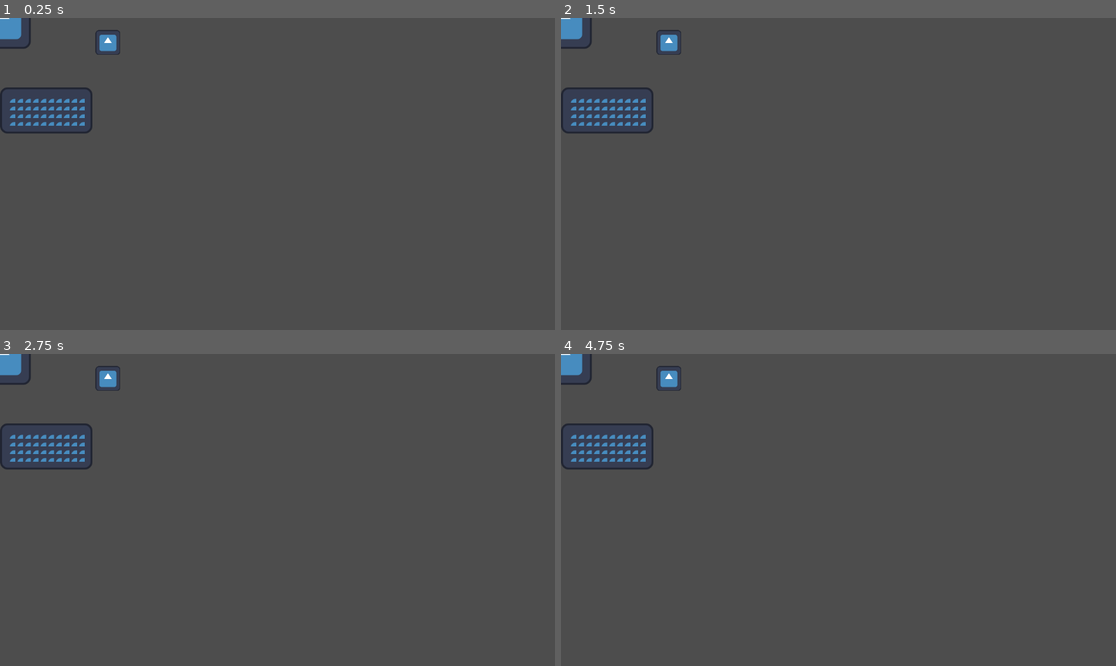
Above: before the commit, frames 1-4 (two rows, left to right).
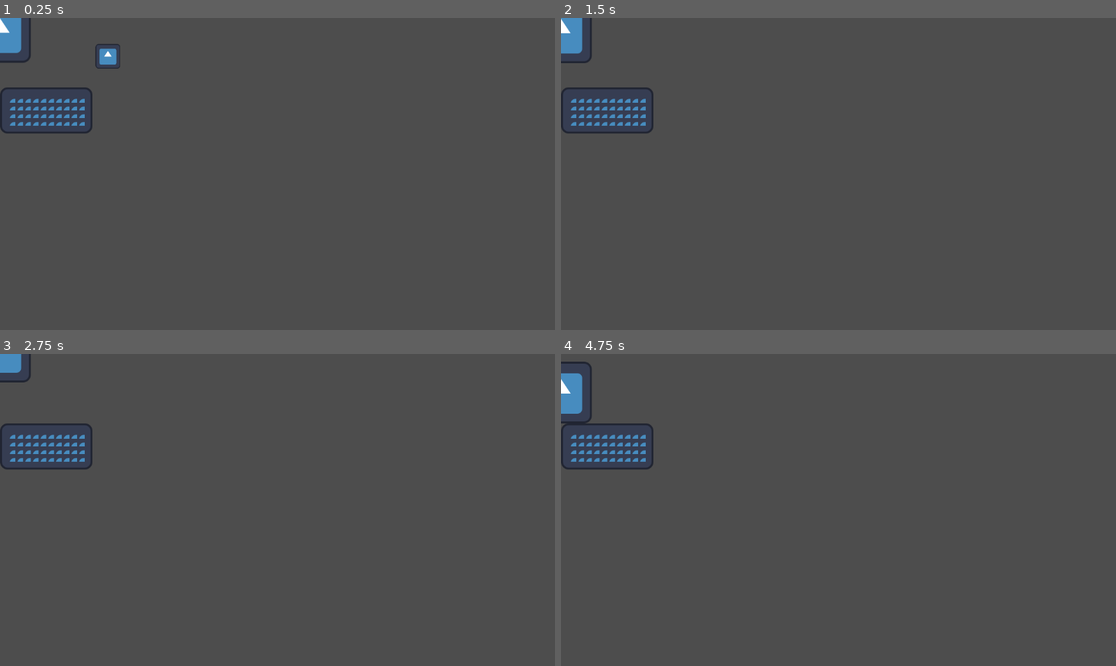
Above: after the commit, the same moments.

Repository: penguinissus/slappy
Game: Godot game, scene res://main.tscn
The game is run twice, just before and just after one commit, with the same random seed, the same clock (stepped at 60 frames per second) and the same inputs. The project has no main scene, so this scene is started directly. The engine's default icon, where the game draws it, is replaced by a stand-in: a white triangle on a blue panel in a dark square.
Inputs:
- Up to frame 1 (0.25 s): no input
- Up to frame 2 (1.5 s): tap Enter at 0.5 s; hold Right (fetus_right, bound only after the commit) from 0.53 s (still down); tap Up (fetus_jump, bound only after the commit) at 0.6, 0.77, 1.07 s; tap W (grandma_jump, bound only after the commit) at 0.8, 1.35 s
- Up to frame 3 (2.75 s): tap Up (fetus_jump, bound only after the commit) at 1.52, 1.55, 1.82 s; tap Space at 2 s; release Right (fetus_right, bound only after the commit) at 2.03 s; hold Left (fetus_left, bound only after the commit) from 2.03 s (still down); tap Alt at 2.1 s; tap W (grandma_jump, bound only after the commit) at 2.3 s
- Up to frame 4 (4.75 s): release Left (fetus_left, bound only after the commit) at 2.78 s; hold Right (fetus_right, bound only after the commit) 2.78-4.28 s; tap Shift at 2.85 s; tap Up (fetus_jump, bound only after the commit) at 3.02, 3.05, 3.32, 3.6, 3.77, 4.07, 4.52, 4.55 s; tap Enter at 3.5 s; tap W (grandma_jump, bound only after the commit) at 3.8, 4.35 s; hold Left (fetus_left, bound only after the commit) from 4.28 s (still down)

The runs differ from the first frame. In frame 1, 0.7% of the frame differs, in the area x 0-22%, y 0-17%; in frame 2, 0.5%; in frame 3, 0.3%; in frame 4, 1.1%, in the area x 0-22%, y 0-23%.

Commit message:
initial script

Diff:
--- a/main.tscn
+++ b/main.tscn
@@ -1,6 +1,8 @@
-[gd_scene load_steps=6 format=4 uid="uid://dka1rgcna8rmw"]
+[gd_scene load_steps=8 format=4 uid="uid://dka1rgcna8rmw"]
 
+[ext_resource type="Script" uid="uid://4enxge038up8" path="res://scripts/grandma.gd" id="1_0xm2m"]
 [ext_resource type="Texture2D" uid="uid://clio0nlogt8q4" path="res://icon.svg" id="1_ig7tw"]
+[ext_resource type="Script" uid="uid://dtcdkwi1l2m3g" path="res://scripts/fetus.gd" id="3_h2yge"]
 
 [sub_resource type="RectangleShape2D" id="RectangleShape2D_0xm2m"]
 size = Vector2(128, 128)
@@ -144,6 +146,7 @@
 [node name="main" type="Node"]
 
 [node name="grandma" type="CharacterBody2D" parent="."]
+script = ExtResource("1_0xm2m")
 
 [node name="Sprite2D" type="Sprite2D" parent="grandma"]
 texture = ExtResource("1_ig7tw")
@@ -152,6 +155,7 @@
 shape = SubResource("RectangleShape2D_0xm2m")
 
 [node name="fetus" type="CharacterBody2D" parent="."]
+script = ExtResource("3_h2yge")
 
 [node name="Sprite2D" type="Sprite2D" parent="fetus"]
 position = Vector2(224, 51)
--- a/project.godot
+++ b/project.godot
@@ -17,3 +17,41 @@
 [editor_plugins]
 
 enabled=PackedStringArray("res://addons/godot_super-wakatime/plugin.cfg")
+
+[input]
+
+grandma_right={
+"deadzone": 0.2,
+"events": [Object(InputEventKey,"resource_local_to_scene":false,"resource_name":"","device":-1,"window_id":0,"alt_pressed":false,"shift_pressed":false,"ctrl_pressed":false,"meta_pressed":false,"pressed":false,"keycode":0,"physical_keycode":68,"key_label":0,"unicode":100,"location":0,"echo":false,"script":null)
+]
+}
+grandma_left={
+"deadzone": 0.2,
+"events": [Object(InputEventKey,"resource_local_to_scene":false,"resource_name":"","device":-1,"window_id":0,"alt_pressed":false,"shift_pressed":false,"ctrl_pressed":false,"meta_pressed":false,"pressed":false,"keycode":0,"physical_keycode":65,"key_label":0,"unicode":97,"location":0,"echo":false,"script":null)
+]
+}
+grandma_jump={
+"deadzone": 0.2,
+"events": [Object(InputEventKey,"resource_local_to_scene":false,"resource_name":"","device":-1,"window_id":0,"alt_pressed":false,"shift_pressed":false,"ctrl_pressed":false,"meta_pressed":false,"pressed":false,"keycode":0,"physical_keycode":87,"key_label":0,"unicode":119,"location":0,"echo":false,"script":null)
+]
+}
+grandma_opendoor={
+"deadzone": 0.2,
+"events": [Object(InputEventKey,"resource_local_to_scene":false,"resource_name":"","device":-1,"window_id":0,"alt_pressed":false,"shift_pressed":false,"ctrl_pressed":false,"meta_pressed":false,"pressed":false,"keycode":0,"physical_keycode":70,"key_label":0,"unicode":102,"location":0,"echo":false,"script":null)
+]
+}
+fetus_right={
+"deadzone": 0.2,
+"events": [Object(InputEventKey,"resource_local_to_scene":false,"resource_name":"","device":-1,"window_id":0,"alt_pressed":false,"shift_pressed":false,"ctrl_pressed":false,"meta_pressed":false,"pressed":false,"keycode":0,"physical_keycode":4194321,"key_label":0,"unicode":0,"location":0,"echo":false,"script":null)
+]
+}
+fetus_left={
+"deadzone": 0.2,
+"events": [Object(InputEventKey,"resource_local_to_scene":false,"resource_name":"","device":-1,"window_id":0,"alt_pressed":false,"shift_pressed":false,"ctrl_pressed":false,"meta_pressed":false,"pressed":false,"keycode":0,"physical_keycode":4194319,"key_label":0,"unicode":0,"location":0,"echo":false,"script":null)
+]
+}
+fetus_jump={
+"deadzone": 0.2,
+"events": [Object(InputEventKey,"resource_local_to_scene":false,"resource_name":"","device":-1,"window_id":0,"alt_pressed":false,"shift_pressed":false,"ctrl_pressed":false,"meta_pressed":false,"pressed":false,"keycode":0,"physical_keycode":4194320,"key_label":0,"unicode":0,"location":0,"echo":false,"script":null)
+]
+}
--- /dev/null
+++ b/scripts/fetus.gd
@@ -0,0 +1,23 @@
+extends CharacterBody2D
+
+const SPEED = 300.0
+const JUMP_VELOCITY = -400.0
+
+func _physics_process(delta: float) -> void:
+	# Add the gravity.
+	if not is_on_floor():
+		velocity += get_gravity() * delta
+
+	# Handle jump.
+	if Input.is_action_just_pressed("fetus_jump") and is_on_floor():
+		velocity.y = JUMP_VELOCITY
+
+	# Get the input direction and handle the movement/deceleration.
+	# As good practice, you should replace UI actions with custom gameplay actions.
+	var direction := Input.get_axis("fetus_left", "fetus_right")
+	if direction:
+		velocity.x = direction * SPEED
+	else:
+		velocity.x = move_toward(velocity.x, 0, SPEED)
+
+	move_and_slide()
--- /dev/null
+++ b/scripts/grandma.gd
@@ -0,0 +1,23 @@
+extends CharacterBody2D
+
+const SPEED = 300.0
+const JUMP_VELOCITY = -400.0
+
+func _physics_process(delta: float) -> void:
+	# Add the gravity.
+	if not is_on_floor():
+		velocity += get_gravity() * delta
+
+	# Handle jump.
+	if Input.is_action_just_pressed("grandma_jump") and is_on_floor():
+		velocity.y = JUMP_VELOCITY
+
+	# Get the input direction and handle the movement/deceleration.
+	# As good practice, you should replace UI actions with custom gameplay actions.
+	var direction := Input.get_axis("grandma_left", "grandma_right")
+	if direction:
+		velocity.x = direction * SPEED
+	else:
+		velocity.x = move_toward(velocity.x, 0, SPEED)
+
+	move_and_slide()
Not shown, added: scripts/fetus.gd.uid
Not shown, added: scripts/grandma.gd.uid
